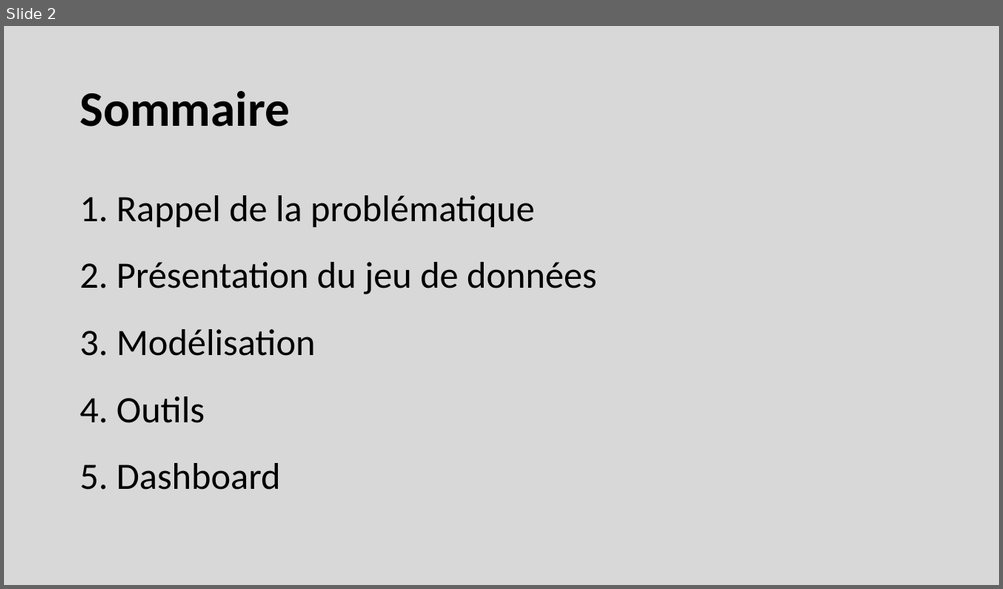
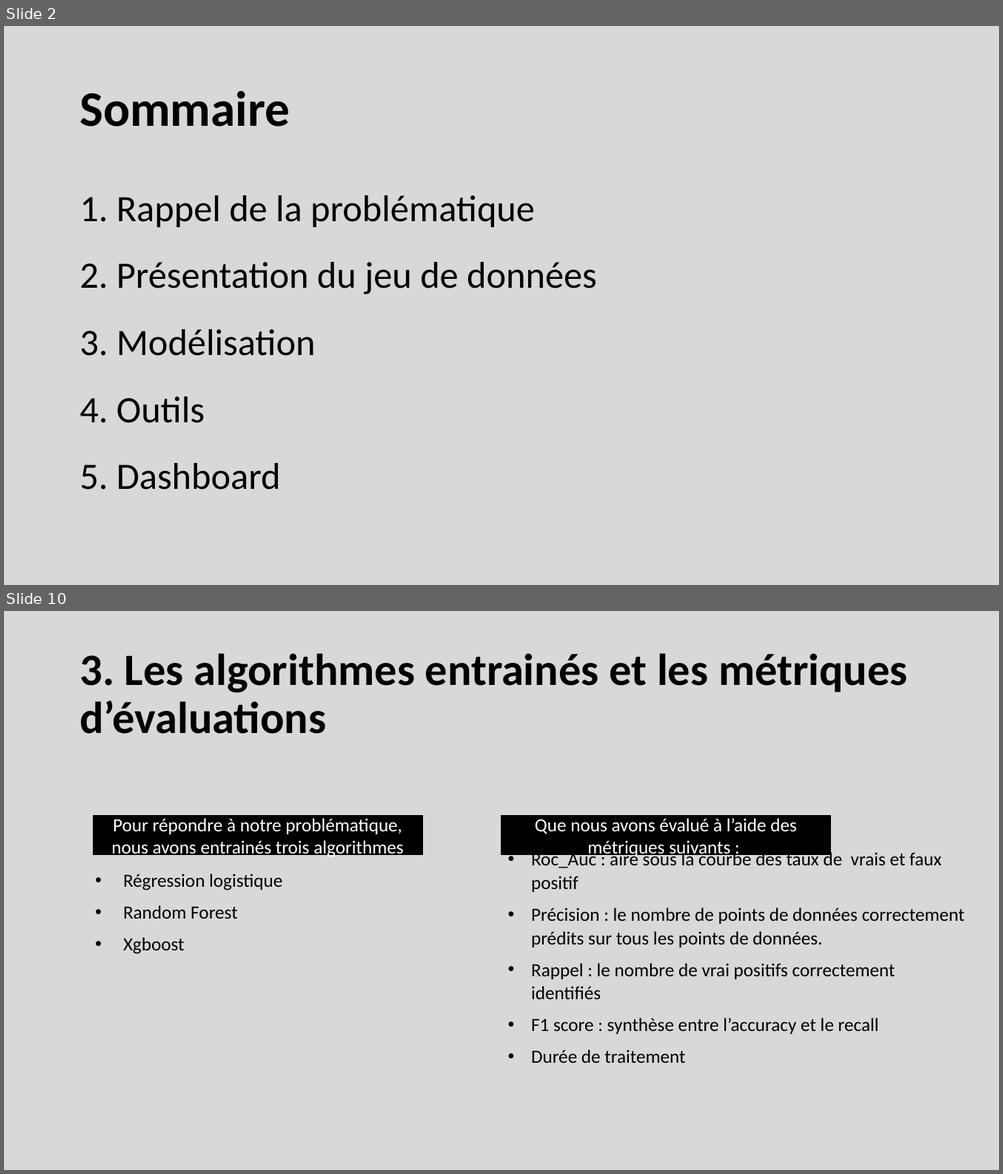
Before and after one commit to pbonte92/P7_Paul_Bonte, a slide deck: Paul_Bonte_P7_03_Présentation.pptx. Shown one above the other, each under a label of ours: slide 2 before the commit, slides 2 and 10 after it; the slides between them are not shown. The pictures are 1003x589 and 1003x1174 pixels, drawn with LibreOffice and Linux fonts; fonts in the diff are those of the drawing. Boxes give left, top, right and bottom in pixels: in the first picture for what was removed or moved away, otherwise in the second. Text is boxed around its words. In the diff, an @@ line names an element or a change of style, - is before the commit and + after.

```diff
--- a/Paul_Bonte_P7_03_Présentation.pptx
+++ b/Paul_Bonte_P7_03_Présentation.pptx
@@ slide 10 added at [4, 611, 999, 1170], background #FFFFFF @@
@@ rectangle added at [4, 611, 999, 1170], fill #D7D8D7, outline #D7D8D7 1 pt @@
@@ title added at [79, 653, 908, 734], 43.2 pt, text #000000, bold @@
+3. Les algorithmes entrainés et les métriques d’évaluations
@@ rectangle added at [94, 816, 423, 855], fill #000000, outline #000000 1 pt, 18 pt, text #FFFFFF @@
+Pour répondre à notre problématique, nous avons entrainés trois algorithmes
@@ rectangle added at [502, 816, 831, 855], fill #000000, outline #000000 1 pt, 18 pt, text #FFFFFF @@
+Que nous avons évalué à l’aide des métriques suivants :
@@ text added at [531, 851, 965, 1063], 18 pt, text #000000 @@
+• Roc_Auc : aire sous la courbe des taux de vrais et faux positif
+• Précision : le nombre de points de données correctement prédits sur tous les points de données.
+• Rappel : le nombre de vrai positifs correctement identifiés
+• F1 score : synthèse entre l’accuracy et le recall
+• Durée de traitement
@@ text added at [123, 874, 282, 954], 18 pt, text #000000 @@
+• Régression logistique
+• Random Forest
+• Xgboost
```
Also in this commit, not shown: 5 slides changed, 11 other slides added, 2 slides removed, 7 other files.
